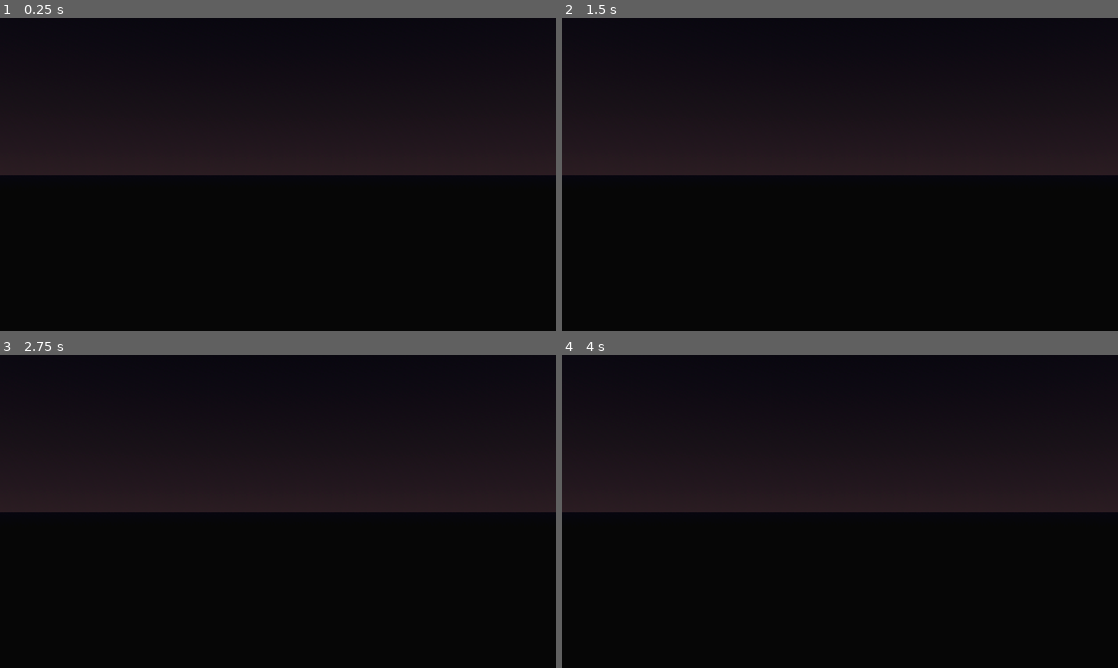
Above: before the commit, frames 1-4 (two rows, left to right).
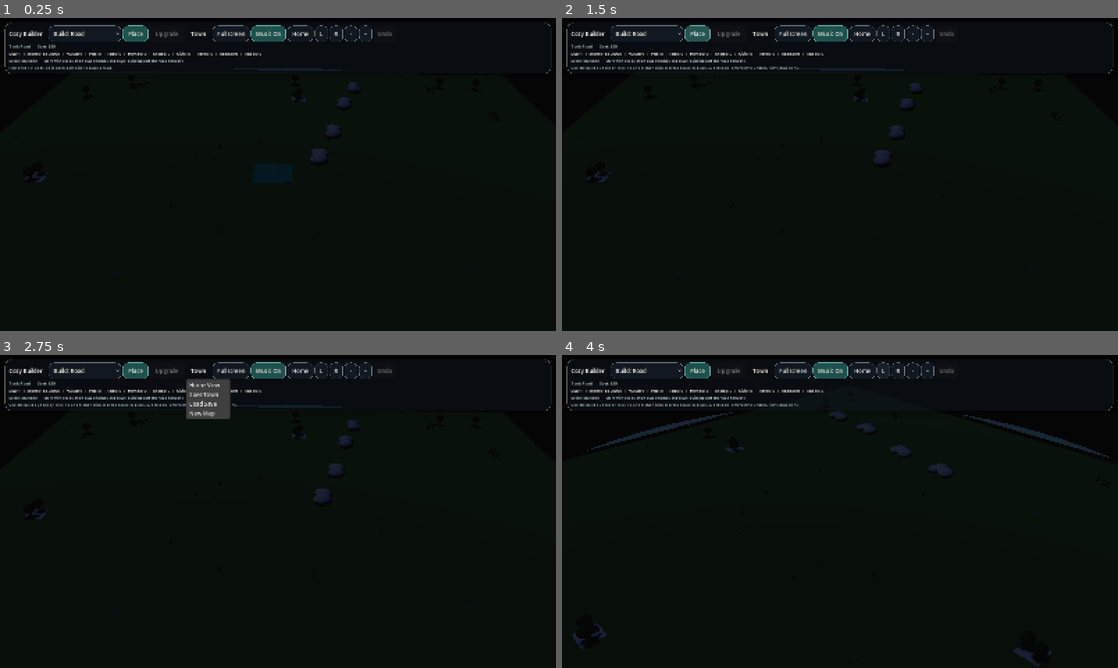
Above: after the commit, the same moments.

Repository: johnswaffles/my-backend-api
Game: Godot game, scene res://scenes/main_scene.tscn
The game is run twice, just before and just after one commit, with the same random seed, the same clock (stepped at 60 frames per second) and the same inputs.
Inputs (mouse positions are in pixels of both pictures, inside the frame that each line leads up to):
- Up to frame 1 (0.25 s): no input
- Up to frame 2 (1.5 s): click (645, 33) at 0.5 s, where only the run after the commit has a clickable "Build: Road"; click (695, 33) at 1.25 s, where only the run after the commit has a clickable "Place"
- Up to frame 3 (2.75 s): click (200, 370) at 2 s, where only the run after the commit has a clickable "Town"
- Up to frame 4 (4 s): click (862, 370) at 2.75 s, where only the run after the commit has a clickable "Home"; click (884, 370) at 3.5 s, where only the run after the commit has a clickable "L"

The runs differ from the first frame. In frame 1, 12% of the frame differs, in the area x 0-100%, y 1-83%; in frame 2, 12%; in frame 3, 13%; in frame 4, 13%, in the area x 0-100%, y 1-100%.
Error before the commit: Parse Error: Expected statement, found "Indent" instead. (res://scripts/building_system.gd:4668)

Commit message:
Fix lamp helper parse error

Diff:
--- a/cozy-builder-godot/scripts/building_system.gd
+++ b/cozy-builder-godot/scripts/building_system.gd
@@ -4665,14 +4665,14 @@
 	var light := OmniLight3D.new()
 	light.position = position_3d + Vector3(0.0, 0.1, 0.0)
 	light.light_color = Color(1.0, 0.73, 0.42)
-		light.light_energy = 0.22
-		light.omni_range = 2.2
+	light.light_energy = 0.22
+	light.omni_range = 2.2
 	light.shadow_enabled = false
 	parent.add_child(light)
 	var bulb := _add_local_sphere(position_3d + Vector3(0.0, 0.06, 0.0), 0.08, 0.08, _street_lamp_bulb_material, parent)
 	bulb.cast_shadow = GeometryInstance3D.SHADOW_CASTING_SETTING_OFF
 	var glow := Sprite3D.new()
-		glow.texture = _ensure_lamp_glow_texture(Color(1.0, 0.74, 0.38), 0.06)
+	glow.texture = _ensure_lamp_glow_texture(Color(1.0, 0.74, 0.38), 0.06)
 	glow.billboard = 1
 	glow.no_depth_test = true
 	glow.shaded = false
@@ -4680,9 +4680,9 @@
 	glow.fixed_size = true
 	glow.centered = true
 	glow.pixel_size = 0.012
-		glow.scale = Vector3(0.78, 0.78, 0.78)
+	glow.scale = Vector3(0.78, 0.78, 0.78)
 	glow.position = position_3d + Vector3(0.0, 0.06, 0.0)
-		glow.modulate = Color(1.0, 0.78, 0.4, 0.42)
+	glow.modulate = Color(1.0, 0.78, 0.4, 0.42)
 	glow.render_priority = 8
 	parent.add_child(glow)
 
Not shown, changed: public/godot-playtest/index.pck
